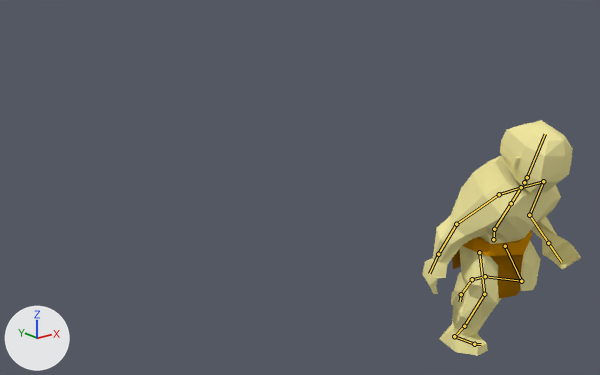
The Blender file Assets/Scripts/IslandGenerator/Models/lowPolyDwarf@run.blend: old version first, new version second.
Rendered twice from a camera (50 mm lens) standing at (-11.32, -26.33, 7.33) and looking at (1.44, -10.39, 0.95). Every picture has the same lights, and +X, +Y and +Z are marked at lower left. Both versions are drawn at frame 43 of the action 'idle'; the numbers are the values there. The bones that bend it are drawn over the model as lines.

The first picture shows 'Body'.
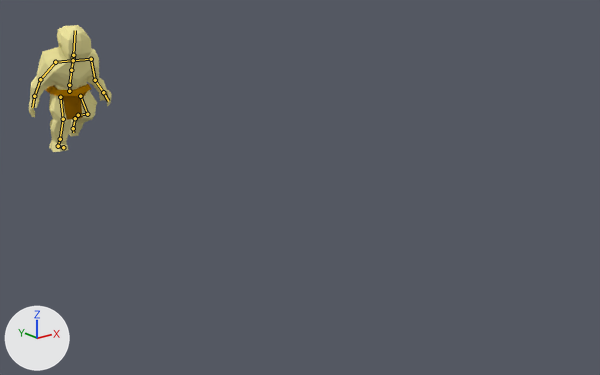
The change in detail:
Bone 'Hips' (bone_hips) moves from (0.0, -0.182, 17.723) to (0.0, -0.179, -0.278).
Bone 'MidArmLeft' (bone_midarmleft) turns from (82, -14, -10) to (75, -14, 29) degrees about its own x, y and z.

Where the change shows, as pixel boxes [x1, y1, x2, y2] in the pictures (600 x 375 px):
'Body', posed (47% narrower, 46% shorter): before [423, 120, 581, 356]; after [29, 25, 112, 152]
bone 'Hips', root to tip: before (493, 239) to (494, 229); after (69, 91) to (69, 85)
bone 'MidArmLeft', root to tip: before (529, 215) to (548, 243); after (95, 80) to (103, 92)
